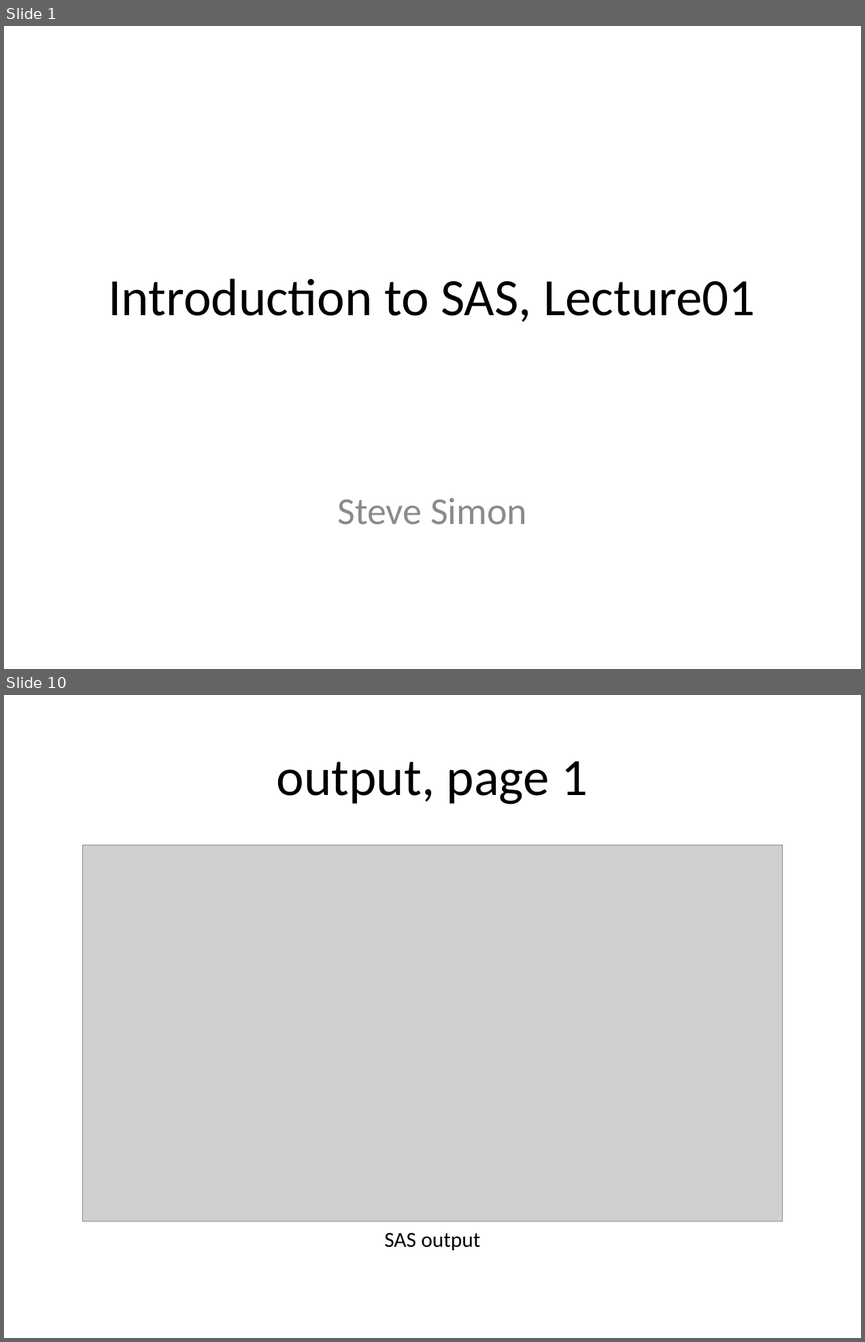
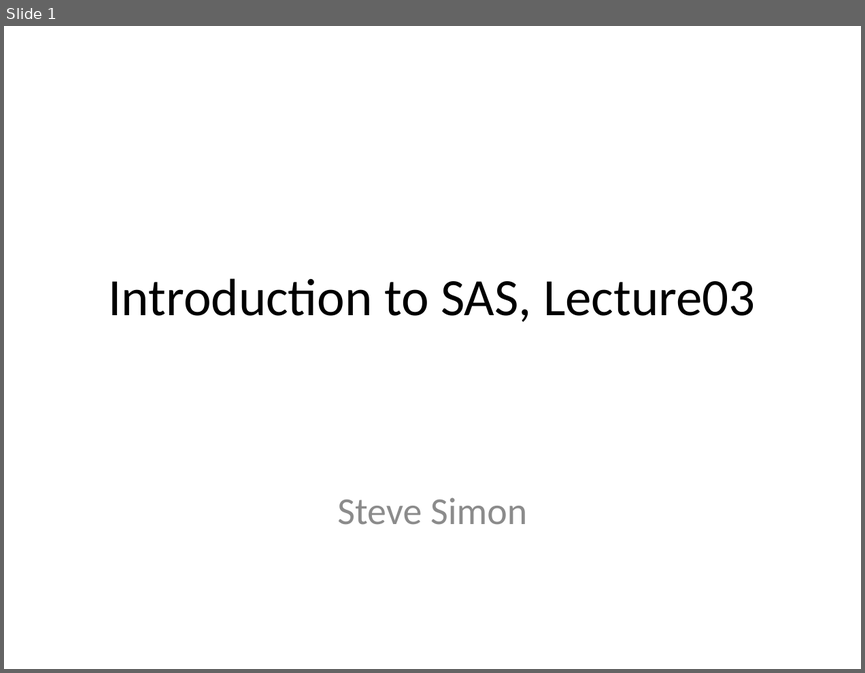
Before and after one commit to classes-simon/5507, a slide deck: module03/src/slides-and-speaker-notes-03.pptx. Shown one above the other, each under a label of ours: slides 1 and 10 before the commit, slide 1 after it; the slides between them are not shown. The pictures are 865x1342 and 865x673 pixels, drawn with LibreOffice and Linux fonts; fonts in the diff are those of the drawing; grey boxes stand for pictures. Boxes give left, top, right and bottom in pixels: in the first picture for what was removed or moved away, otherwise in the second. Text is boxed around its words. In the diff, an @@ line names an element or a change of style, - is before the commit and + after.

```diff
--- a/module03/src/slides-and-speaker-notes-03.pptx
+++ b/module03/src/slides-and-speaker-notes-03.pptx
@@ slide 10 removed at [4,695,861,1338], background #FFFFFF @@
@@ title removed at [277,761,587,804] @@
-output, page 1
@@ picture removed at [83,845,783,1221] @@
@@ text removed at [384,1232,480,1250] @@
-SAS output
@@ slide 1 changed as well @@
@@ title at [109,278,755,322]: text changed @@
-Introduction to SAS, Lecture01
+Introduction to SAS, Lecture03
```
Also in this commit, not shown: 2 slides added, 57 other slides removed, 10 other files.
